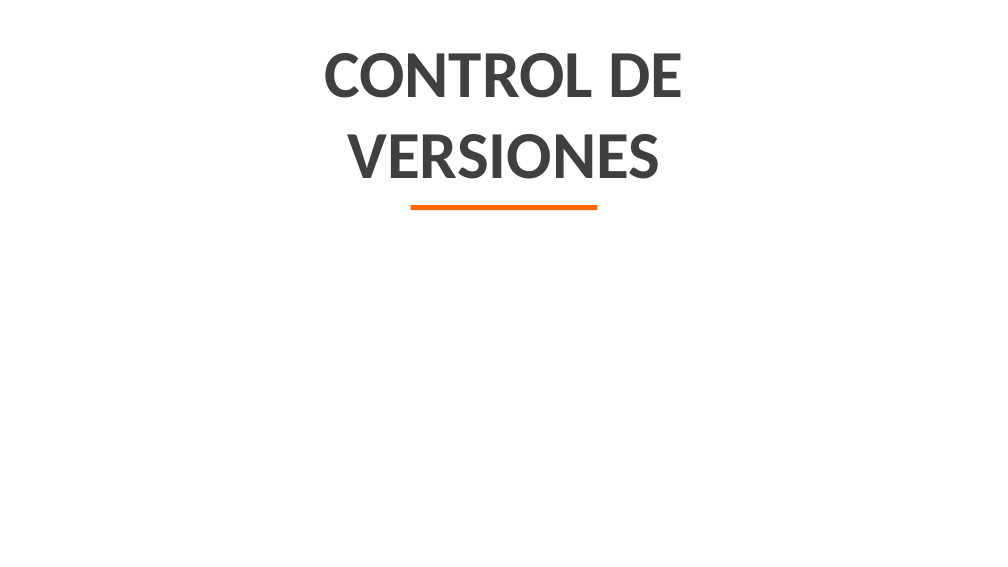
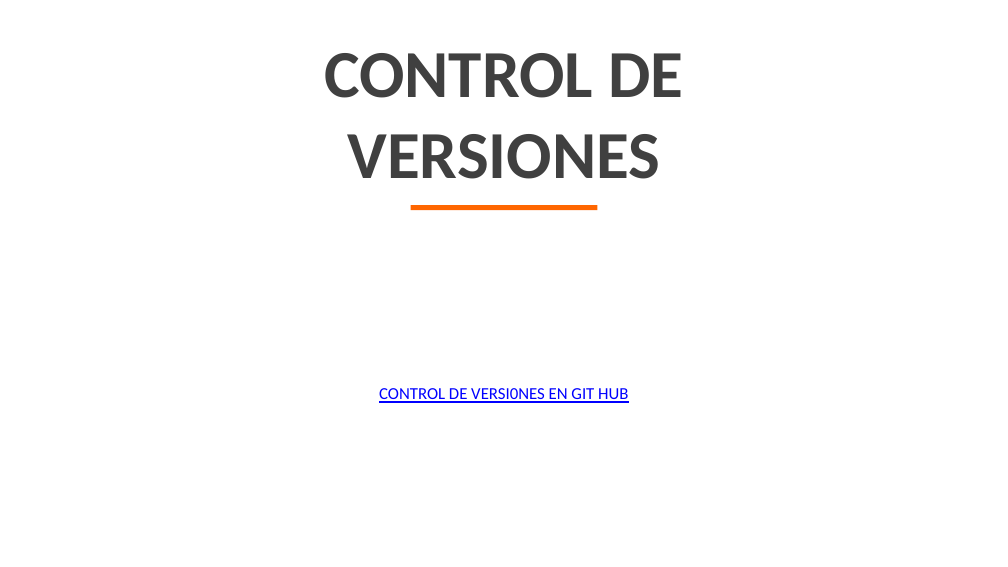
Before and after one commit to TatanDesign/Jinro-online-Shopping, a slide deck: slide 22 of Tercer Trimestre/JINRO ONLINE SHOPING.pptx. Drawn at 1008x567 pixels with LibreOffice and Linux fonts; fonts in the diff are those of the drawing; background and template pictures are left out. Boxes give left, top, right and bottom in pixels: in the first picture for what was removed or moved away, otherwise in the second. Text is boxed around its words. In the diff, an @@ line names an element or a change of style, - is before the commit and + after.

```diff
--- a/Tercer Trimestre/JINRO ONLINE SHOPING.pptx
+++ b/Tercer Trimestre/JINRO ONLINE SHOPING.pptx
@@ text added at box(379, 388, 628, 403), 12 pt, text #0000FF, underline @@
+CONTROL DE VERSI0NES EN GIT HUB
```
Also in this commit, not shown: 7 other slides changed, 5 slides added, 40 other files.
